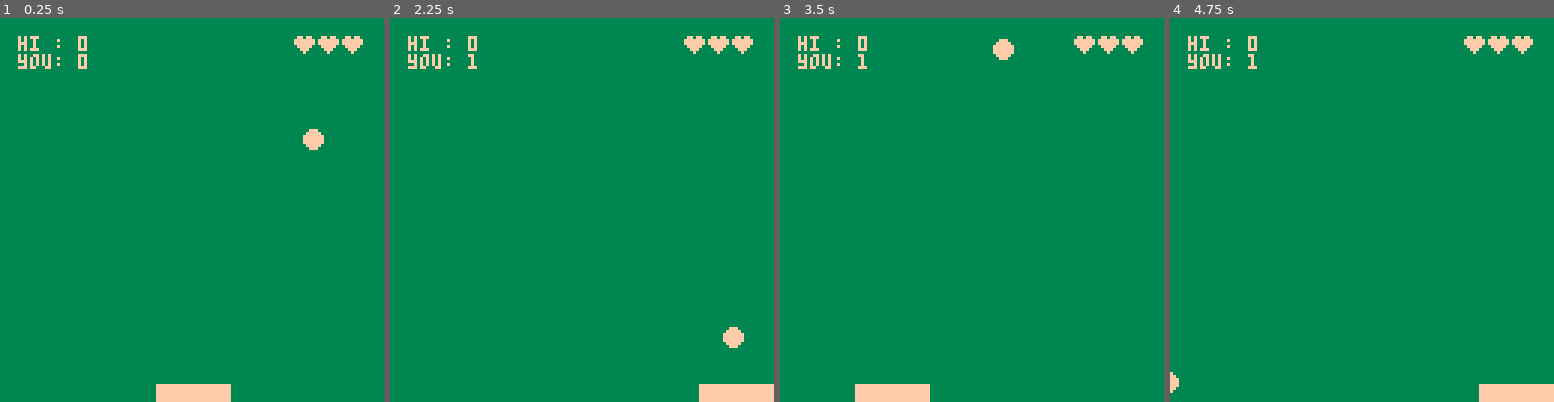
Above: before the commit, frames 1-4 (left to right).
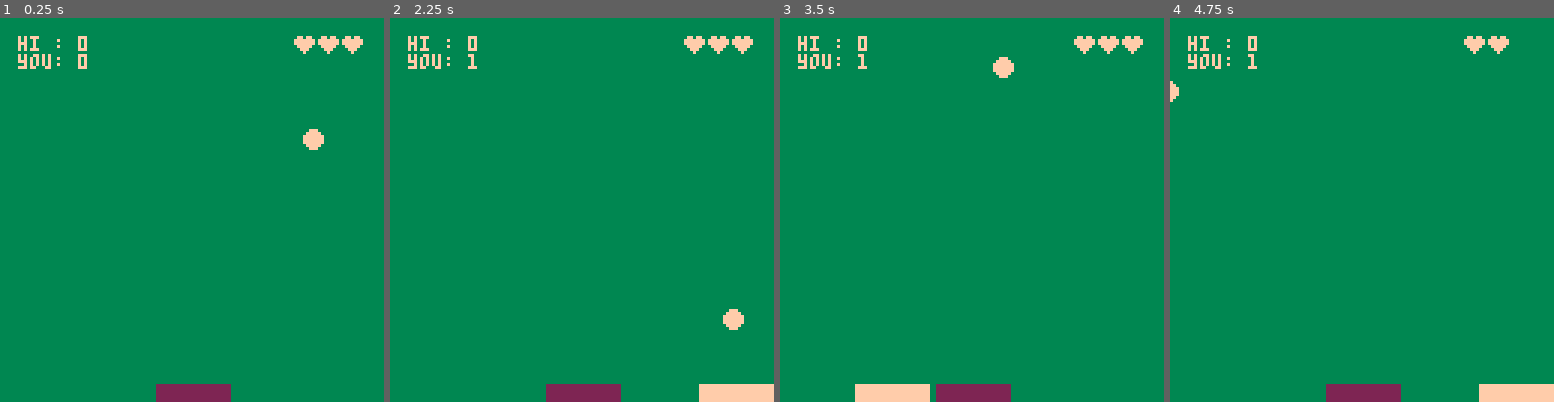
Above: after the commit, the same moments.

Repository: rustybailey/squashy
Game: PICO-8 cartridge squashy.p8
The game is run twice, just before and just after one commit, with the same random seed, the same clock (stepped at 60 frames per second) and the same inputs.
Inputs:
- Up to frame 1 (0.25 s): no input
- Up to frame 2 (2.25 s): tap O (Z key) at 0.7, 1.7, 2.1 s; hold Right 1.6-2.1 s
- Up to frame 3 (3.5 s): hold Right 2.47-3.03 s; tap O (Z key) at 2.5, 2.9, 3.3 s; hold Left from 3.08 s (still down)
- Up to frame 4 (4.75 s): release Left at 3.58 s; tap O (Z key) at 3.7, 4.1, 4.5 s; hold Right 4.02-4.68 s

The runs differ from the first frame. In frame 1, 0.9% of the frame differs, in the area x 40-61%, y 95-100%; in frame 2, 1.3%, in the area x 40-93%, y 75-100%; in frame 3, 1.3%; in frame 4, 1.3%.

Commit message:
Create 2-player mode

Diff:
--- a/squashy.p8
+++ b/squashy.p8
@@ -21,33 +21,43 @@
   end
 }
 
-paddle={
-  x=52,
-  y=122,
-  w=24,
-  h=4,
-  visible=true,
-  reset=function(self)
-    self.x=52
-    self.y=122
-    self.visible=true
-  end,
-  hide=function(self)
-    self.visible=false
-  end,
-  move=function(self)
-    if btn(0) then
-      self.x-=6
-      if (self.x < 0) then
-        self.x = 0
+
+
+function make_paddle(player_num, color)
+  return {
+    x=52,
+    y=122,
+    w=24,
+    h=4,
+    visible=true,
+    color=color,
+    reset=function(self)
+      self.x=52
+      self.y=122
+      self.visible=true
+    end,
+    hide=function(self)
+      self.visible=false
+    end,
+    move=function(self)
+      if btn(0, player_num) then
+        self.x-=6
+        if (self.x < 0) then
+          self.x = 0
+        end
+      elseif btn(1, player_num) then
+        self.x+=6
+        if (self.x+self.w > 127) then
+          self.x = 127-self.w
+        end
       end
-    elseif btn(1) then
-      self.x+=6
-      if (self.x+self.w > 127) then
-        self.x = 127-self.w
-      end
-    end
-  end
+    end
+  }
+end
+
+paddles={
+  make_paddle(0, 15),
+  make_paddle(1, 2)
 }
 
 ball = {
@@ -101,12 +111,14 @@
     end
   end,
   bounce_off_paddle=function(self)
-    if self.x >= paddle.x and
-      self.x <= paddle.x + paddle.w and
-      self.y > paddle.y then
-      sfx(1)
-      score:increment()
-      self.ydir=-self.ydir
+    for paddle in all(paddles) do
+      if self.x >= paddle.x and
+        self.x <= paddle.x + paddle.w and
+        self.y + self.size > paddle.y then
+        sfx(1)
+        score:increment()
+        self.ydir=-self.ydir
+      end
     end
   end,
   is_lost=function(self)
@@ -154,7 +166,9 @@
   sfx(3)
   -- hide ball/paddle
   ball:hide()
-  paddle:hide()
+  for paddle in all(paddles) do
+    paddle:hide()
+  end
   -- set high score
   high_score:set(score.value)
 end
@@ -167,7 +181,9 @@
 
 function reset_game()
   score:reset()
-  paddle:reset()
+  for paddle in all(paddles) do
+    paddle:reset()
+  end
   ball:reset()
   lives=3
   gameover=false
@@ -180,7 +196,9 @@
 end
 
 function _update()
-	paddle:move()
+  for paddle in all(paddles) do
+	  paddle:move()
+  end
 	ball:update()
   if (gameover == true) then
     listen_for_reset()
@@ -207,8 +225,10 @@
   end
 
   -- draw the paddle
-  if paddle.visible == true then
-    rectfill(paddle.x,paddle.y,paddle.x+paddle.w,paddle.y+paddle.w,15)
+  for paddle in all(paddles) do
+    if paddle.visible == true then
+      rectfill(paddle.x,paddle.y,paddle.x+paddle.w,paddle.y+paddle.w,paddle.color)
+    end
   end
 
   -- draw the ball
